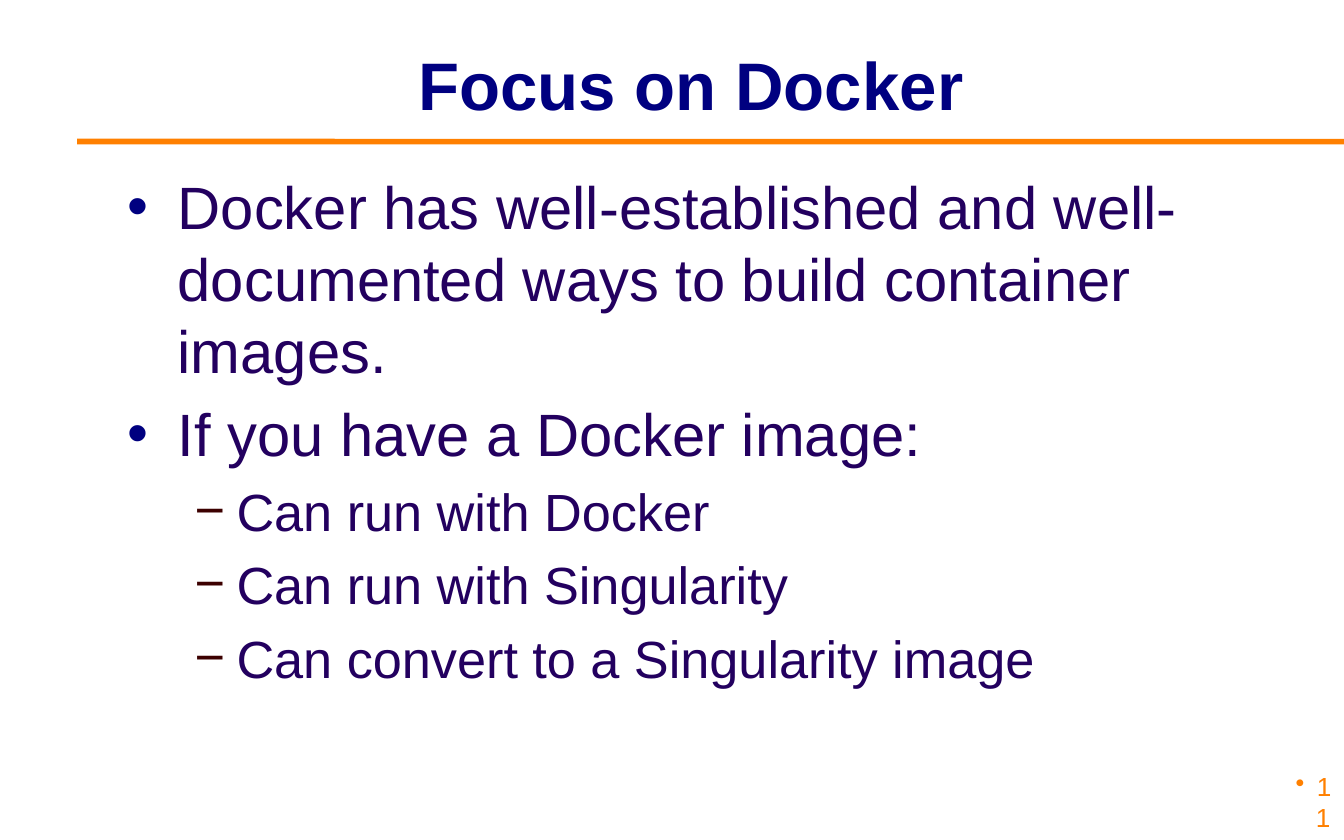
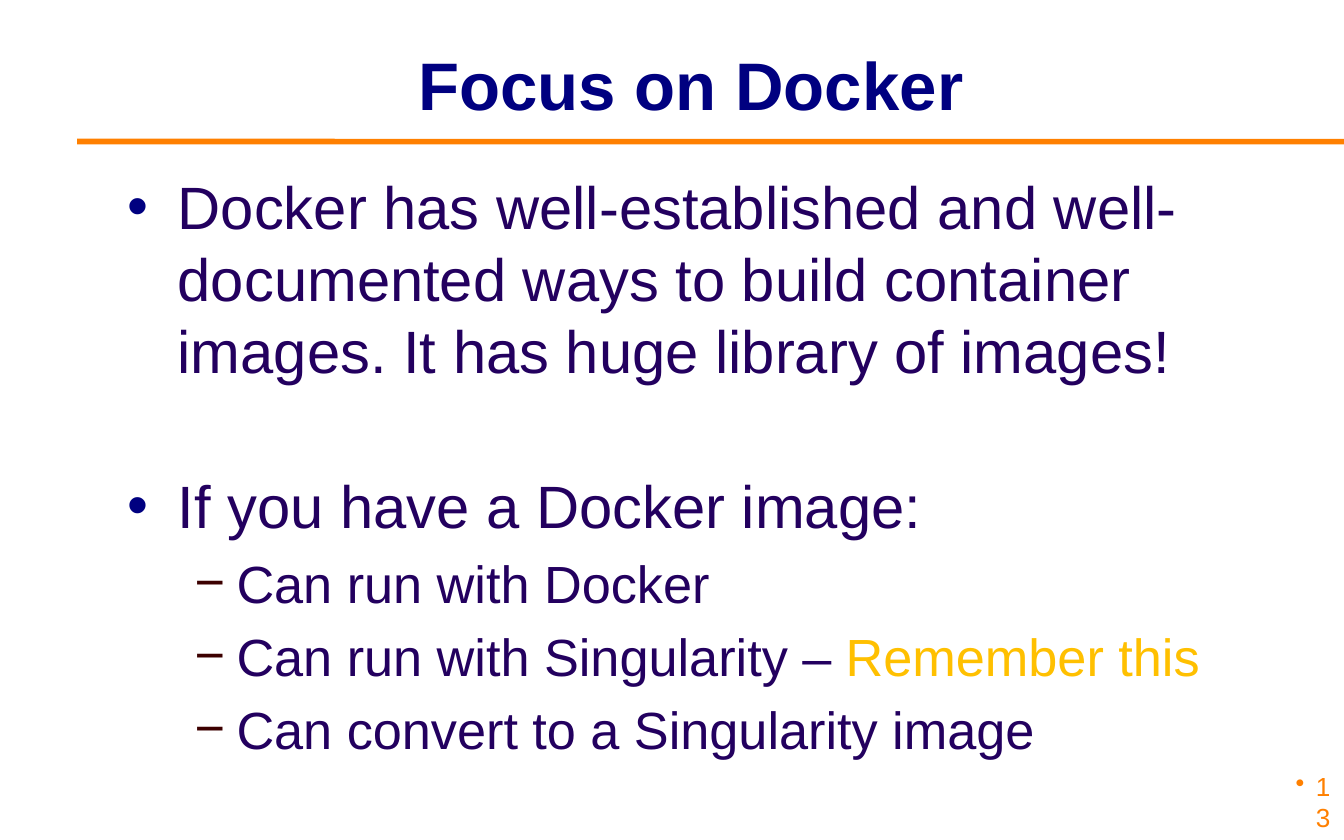
Before and after one commit to osg-htc/virtual-school-2021, a slide deck: slide 13 of docs/materials/gpus/files/osgvsp21-gpus-containers.pptx (slide 11 before the commit). Drawn at 1344x840 pixels with LibreOffice and Linux fonts; fonts in the diff are those of the drawing; background and template pictures are left out. Boxes give left, top, right and bottom in pixels: in the first picture for what was removed or moved away, otherwise in the second. Text is boxed around its words. In the diff, an @@ line names an element or a change of style, - is before the commit and + after.

Commit message:
Updated GPU/container slides

```diff
--- a/docs/materials/gpus/files/osgvsp21-gpus-containers.pptx
+++ b/docs/materials/gpus/files/osgvsp21-gpus-containers.pptx
@@ text at bbox=[178, 185, 1177, 384]: text changed @@
-• Docker has well-established and well-documented ways to build container images.
+• Docker has well-established and well-documented ways to build container images. It has huge library of images!
@@ text at bbox=[237, 638, 1199, 686]: text changed @@
-  − Can run with Singularity
+  − Can run with Singularity – Remember this
@@ page number at bbox=[1282, 784, 1344, 840]: text changed @@
-11
+13
```
Also in this commit, not shown: 6 slides added, 1 other file.
